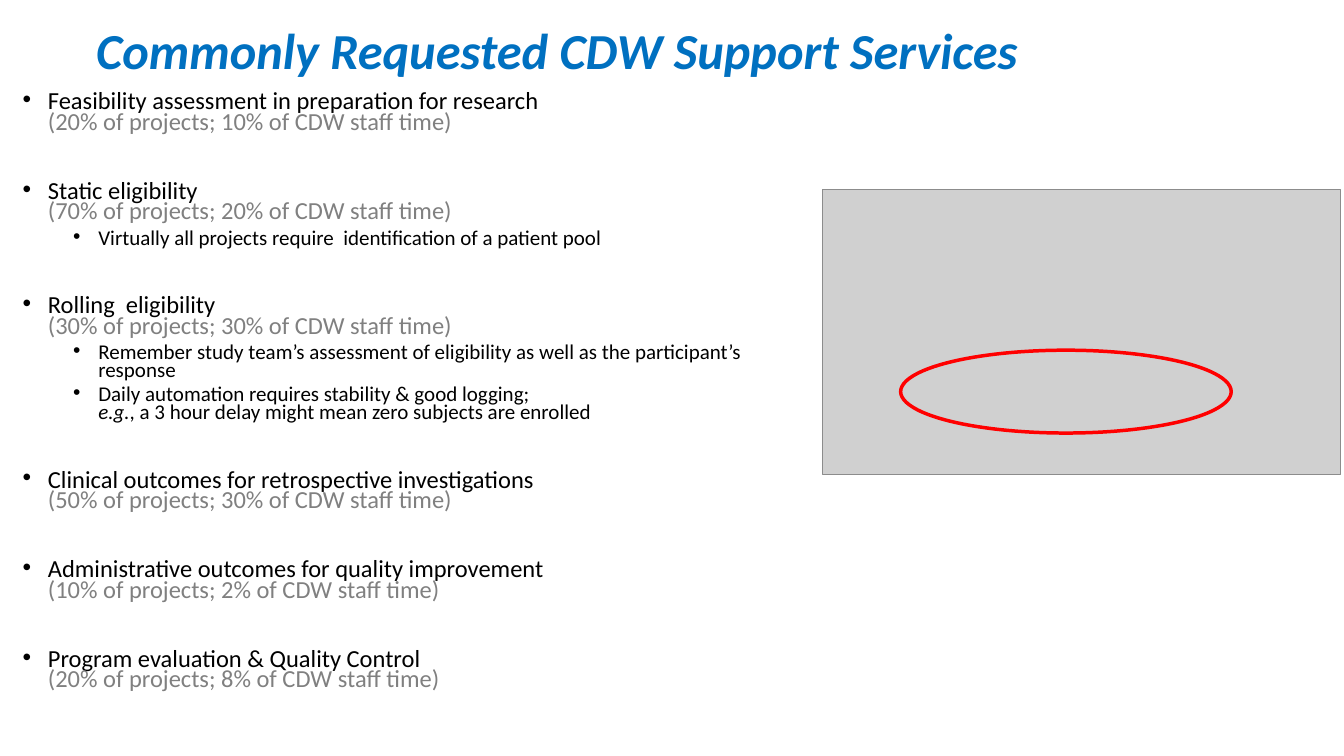
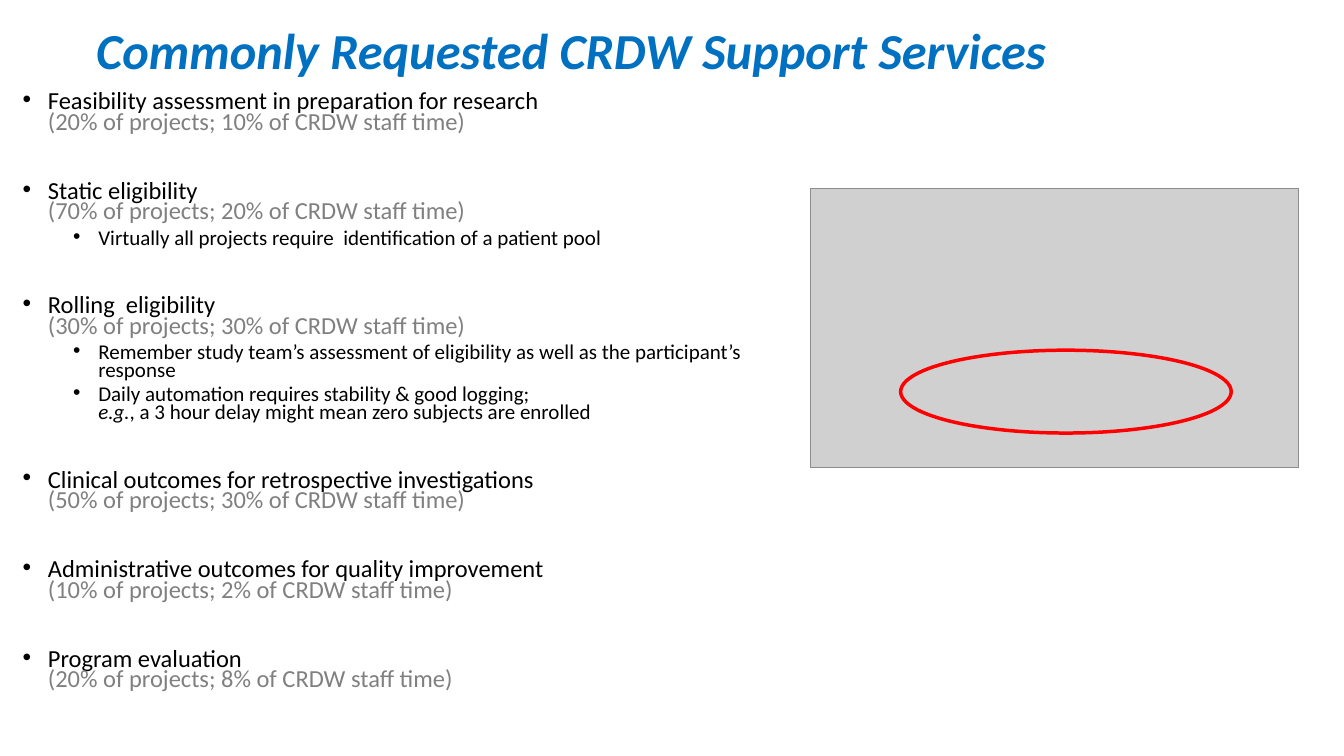
Before and after one commit to OuhscBbmc/prairie-outpost-public, a slide deck: slide 9 of publications/presentation-2020-12-ou-health/crdw-2020-12.pptx. Drawn at 1344x756 pixels with LibreOffice and Linux fonts; fonts in the diff are those of the drawing; grey boxes stand for pictures. Boxes give left, top, right and bottom in pixels: in the first picture for what was removed or moved away, otherwise in the second. Text is boxed around its words. In the diff, an @@ line names an element or a change of style, - is before the commit and + after.

```diff
--- a/publications/presentation-2020-12-ou-health/crdw-2020-12.pptx
+++ b/publications/presentation-2020-12-ou-health/crdw-2020-12.pptx
@@ text at (x1=96, y1=33, x2=1046, y2=77): text changed @@
-Commonly Requested CDW Support Services
+Commonly Requested CRDW Support Services
@@ text at (x1=48, y1=92, x2=538, y2=223): text changed @@
-• Feasibility assessment in preparation for research
-  (20% of projects; 10% of CDW staff time)
-• Static eligibility
-  (70% of projects; 20% of CDW staff time)
+• Feasibility assessment in preparation for research
+  (20% of projects; 10% of CRDW staff time)
+• Static eligibility
+  (70% of projects; 20% of CRDW staff time)
@@ picture resized from (x1=823, y1=190, x2=1341, y2=474) to (x1=811, y1=189, x2=1299, y2=468) @@
@@ text at (x1=48, y1=296, x2=465, y2=338): text changed @@
-• Rolling eligibility
-  (30% of projects; 30% of CDW staff time)
+• Rolling eligibility
+  (30% of projects; 30% of CRDW staff time)
@@ text at (x1=48, y1=471, x2=544, y2=691): text changed @@
-• Clinical outcomes for retrospective investigations
-  (50% of projects; 30% of CDW staff time)
-• Administrative outcomes for quality improvement
-  (10% of projects; 2% of CDW staff time)
-• Program evaluation & Quality Control
-  (20% of projects; 8% of CDW staff time)
+• Clinical outcomes for retrospective investigations
+  (50% of projects; 30% of CRDW staff time)
+• Administrative outcomes for quality improvement
+  (10% of projects; 2% of CRDW staff time)
+• Program evaluation
+  (20% of projects; 8% of CRDW staff time)
```
Also in this commit, not shown: 10 other slides changed, 3 other files.
